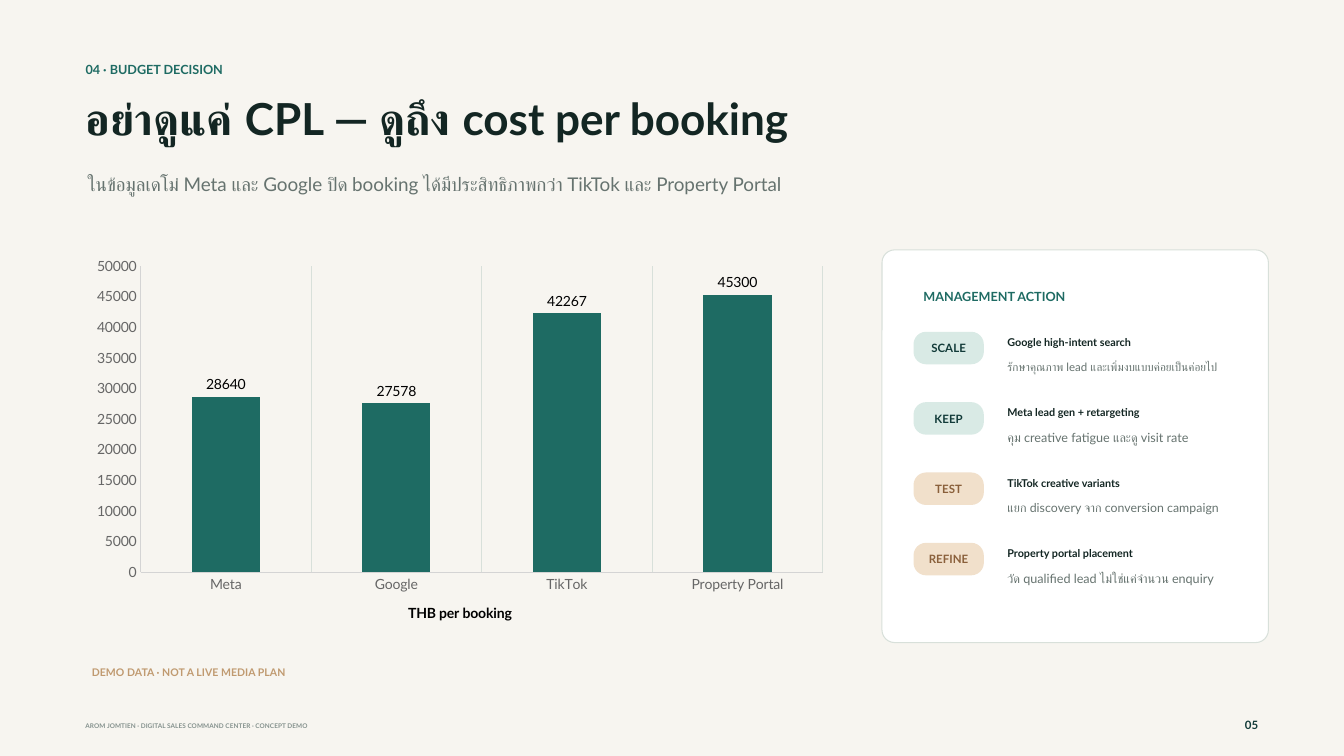
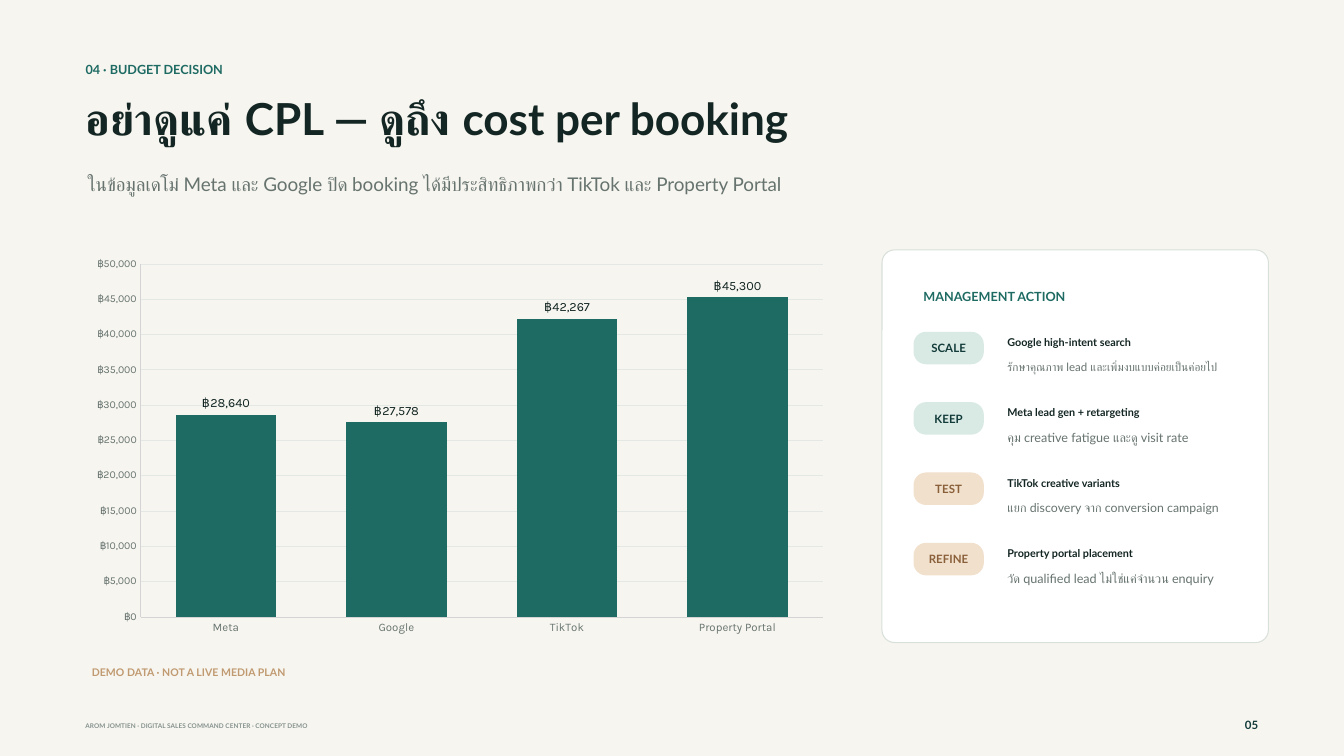
Before and after one commit to amesiz/arom-jomtien-digital-sales-demo, a slide deck: slide 5 of deliverables/AROM-Jomtien-System-Demo-Guide.pptx. Drawn at 1344x756 pixels with LibreOffice and Linux fonts; fonts in the diff are those of the drawing. Boxes give left, top, right and bottom in pixels: in the first picture for what was removed or moved away, otherwise in the second. Text is boxed around its words. In the diff, an @@ line names an element or a change of style, - is before the commit and + after.

```diff
--- a/deliverables/AROM-Jomtien-System-Demo-Guide.pptx
+++ b/deliverables/AROM-Jomtien-System-Demo-Guide.pptx
@@ column chart at box(82, 250, 838, 643) @@
@@ data labels of Series 1 changed @@
@@ category axis title "THB per booking " to "" @@
@@ category axis changed @@
@@ value axis changed @@
@@ bar spacing changed @@
@@ background changed @@
```
Also in this commit, not shown: 3 slides added, 1 other file.
